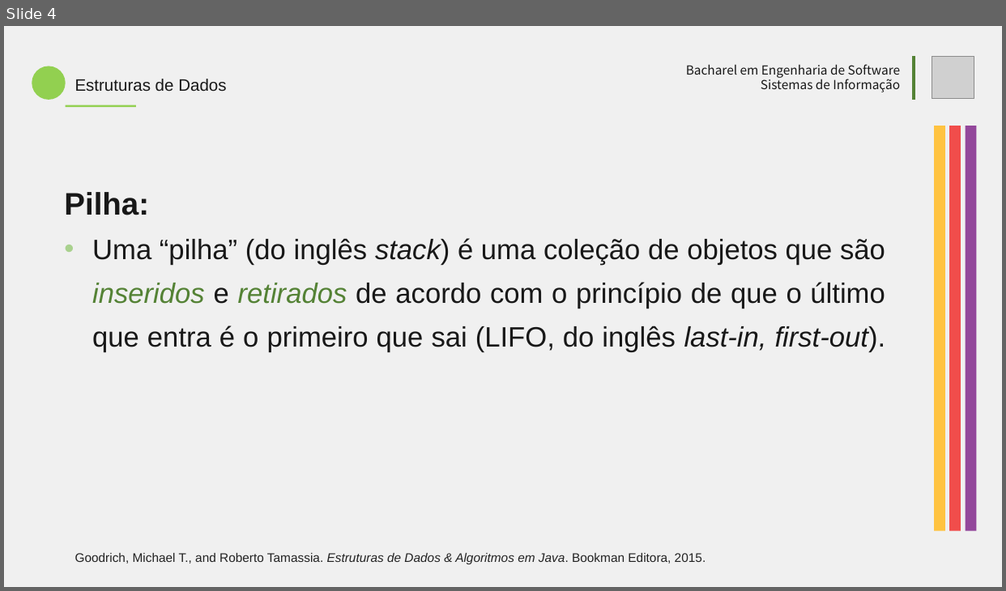
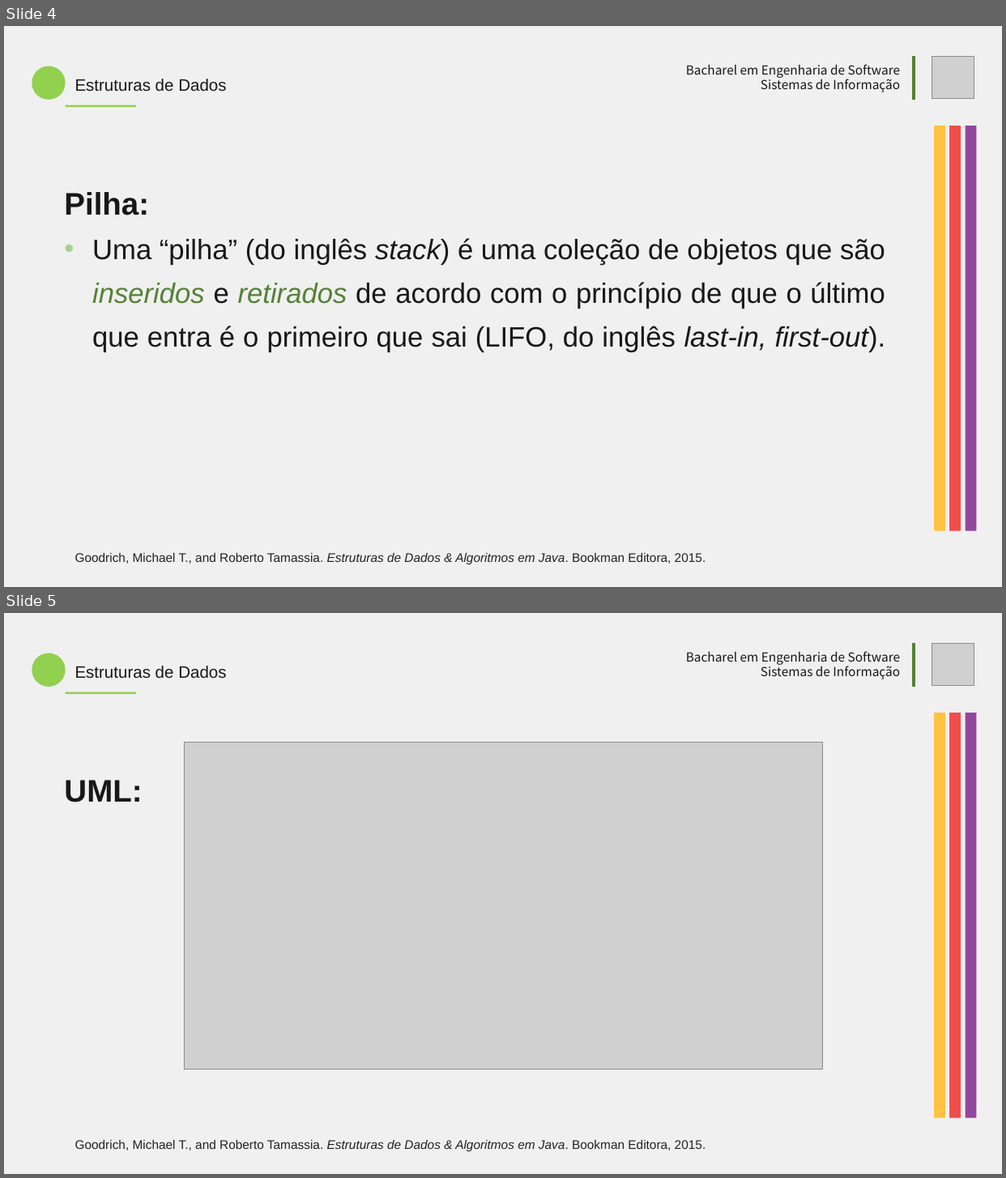
Before and after one commit to JEsidio/stack-min-project, a slide deck: stack-min-project/template-presentation-stack-min.pptx. Shown one above the other, each under a label of ours: slide 4 before the commit, slides 4 and 5 after it. The pictures are 1006x591 and 1006x1178 pixels, drawn with LibreOffice and Linux fonts; fonts in the diff are those of the drawing; grey boxes stand for pictures. Boxes give left, top, right and bottom in pixels: in the first picture for what was removed or moved away, otherwise in the second. Text is boxed around its words. In the diff, an @@ line names an element or a change of style, - is before the commit and + after.

```diff
--- a/stack-min-project/template-presentation-stack-min.pptx
+++ b/stack-min-project/template-presentation-stack-min.pptx
@@ slide 5 added at [4, 613, 1002, 1174], background #F0F0F0 @@
@@ ellipse added at [32, 653, 66, 687], fill #92D050 @@
@@ text added at [686, 651, 901, 679], 24 pt, text #181818 @@
+Bacharel em Engenharia de Software
+Sistemas de Informação
@@ line added from (914, 643) to (914, 687), #548235 5 pt @@
@@ picture added at [931, 643, 974, 686] @@
@@ text added at [75, 666, 226, 678], 32 pt, text #181818 @@
+Estruturas de Dados
@@ rectangle added at [66, 692, 136, 694], fill #92D050 @@
@@ rectangle added at [934, 713, 945, 1118], fill #FFC341 @@
@@ rectangle added at [949, 713, 961, 1118], fill #F14D4B @@
@@ rectangle added at [965, 713, 977, 1118], fill #93479B @@
@@ picture added at [184, 742, 822, 1069] @@
@@ text added at [64, 780, 142, 803], 60 pt, text #181818, bold @@
+UML:
@@ text added at [75, 1140, 706, 1152], 24 pt, text #222222 @@
+Goodrich, Michael T., and Roberto Tamassia. Estruturas de Dados & Algoritmos em Java. Bookman Editora, 2015.
```
Also in this commit, not shown: 4 slides changed, 2 other slides added, 3 other files.
